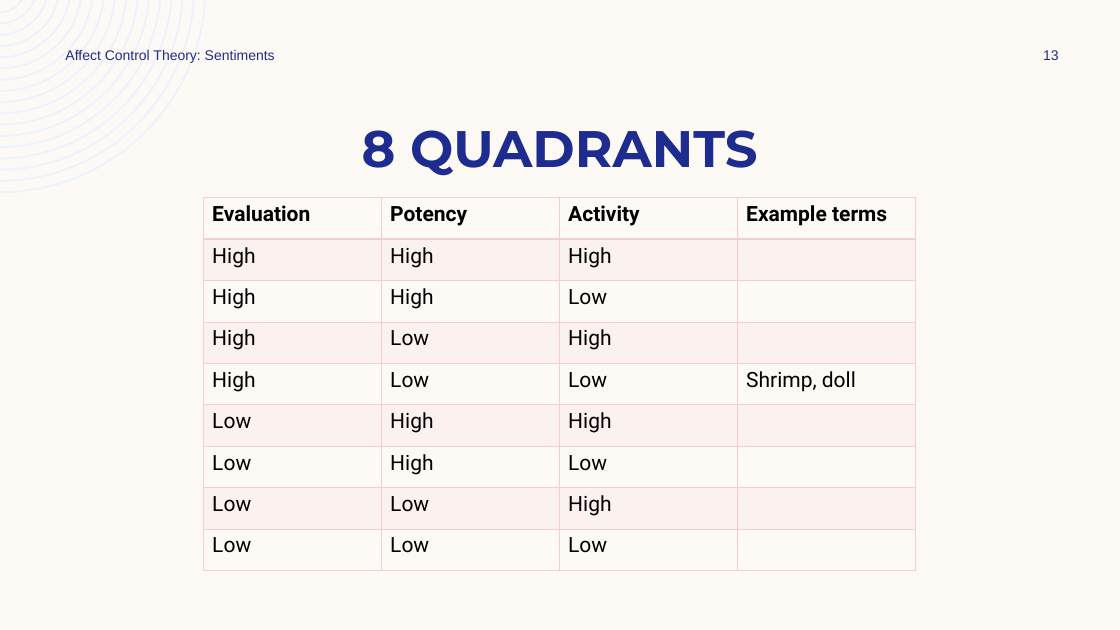
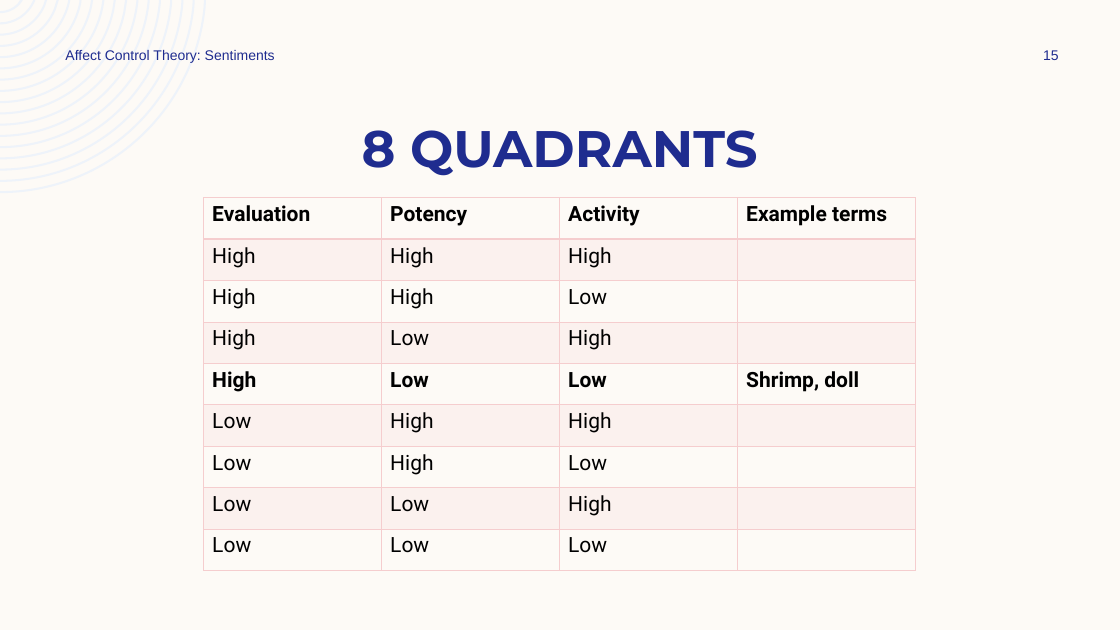
Before and after one commit to ekmaloney/soc490s, a slide deck: slide 15 of slides/jan_26.pptx (slide 13 before the commit). Drawn at 1120x630 pixels with LibreOffice and Linux fonts; fonts in the diff are those of the drawing. Boxes give left, top, right and bottom in pixels: in the first picture for what was removed or moved away, otherwise in the second. Text is boxed around its words. In the diff, an @@ line names an element or a change of style, - is before the commit and + after.

```diff
--- a/slides/jan_26.pptx
+++ b/slides/jan_26.pptx
@@ page number at bbox=[1043, 50, 1059, 60]: text changed @@
-13
+15
@@ table at bbox=[204, 198, 917, 571] @@
@@ bold on in "High", "Low", "Low", "Shrimp, doll" @@
```
Also in this commit, not shown: 10 other slides changed, 2 slides added, 14 other files.
